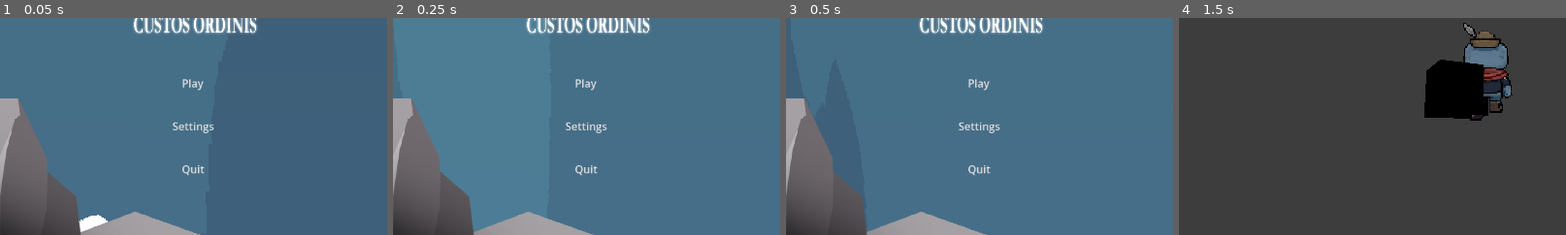
Above: before the commit, frames 1-4 (left to right).
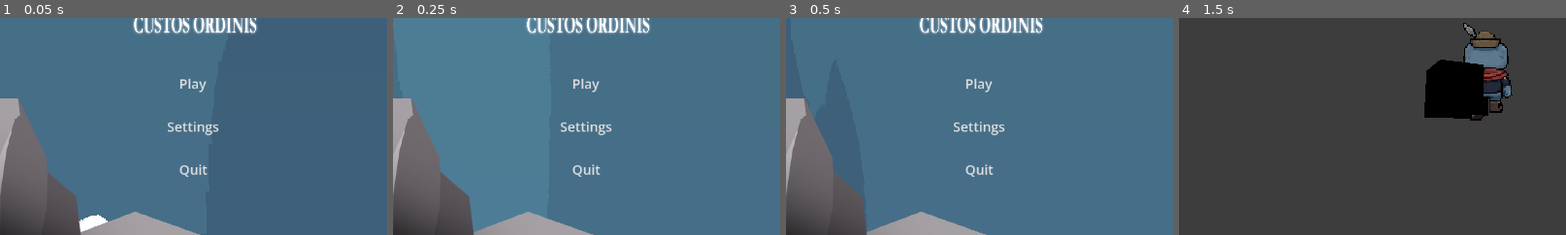
Above: after the commit, the same moments.

Repository: DBorgKiwami/group-project
Game: Godot game, scene res://scenes/menu/menu.tscn
Same seed, same stepped clock (60 frames per second), same inputs: the game is played once before the commit and once after it. The engine's default icon, where the game draws it, is replaced by a stand-in: a white triangle on a blue panel in a dark square.
Inputs (mouse positions are % of the whole screen's width and height, from its top left):
- Up to frame 1 (0.05 s): no input
- Up to frame 2 (0.25 s): no input
- Up to frame 3 (0.5 s): no input
- Up to frame 4 (1.5 s): click "Play" at 0.5 s; tap Enter (ui_accept) at 1.25 s; move the mouse to (55, 50) at 1.27 s; hold Up (ui_up) from 1.28 s (still down); hold Shift (attack) from 1.28 s (still down)
The pictures show only the part of the screen within x 10-60%, y 39-89%; the shares and areas given below are measured in that part.

The runs differ from the first frame. In frame 1, 0.8% of the frame differs, in the area x 43-57%, y 27-74%; in frame 2, 0.8%; in frame 3, 0.8%; in frame 4, nothing differs.

Commit message:
Update menu.tscn

Diff:
--- a/scenes/menu/menu.tscn
+++ b/scenes/menu/menu.tscn
@@ -25,6 +25,11 @@
 material = SubResource("ShaderMaterial_mcvr8")
 height = 4.0
 
+[sub_resource type="SystemFont" id="SystemFont_3y2rt"]
+font_names = PackedStringArray("Garamond")
+font_weight = 600
+font_stretch = 150
+
 [sub_resource type="StyleBoxEmpty" id="StyleBoxEmpty_qo0fc"]
 
 [sub_resource type="StyleBoxEmpty" id="StyleBoxEmpty_k48pe"]
@@ -35,6 +40,11 @@
 
 [sub_resource type="StyleBoxEmpty" id="StyleBoxEmpty_y4i35"]
 
+[sub_resource type="SystemFont" id="SystemFont_t0a87"]
+font_names = PackedStringArray("Garamond")
+font_weight = 600
+font_stretch = 150
+
 [sub_resource type="StyleBoxEmpty" id="StyleBoxEmpty_rcuxh"]
 
 [sub_resource type="StyleBoxEmpty" id="StyleBoxEmpty_64m6r"]
@@ -44,6 +54,11 @@
 [sub_resource type="StyleBoxEmpty" id="StyleBoxEmpty_2j8sj"]
 
 [sub_resource type="StyleBoxEmpty" id="StyleBoxEmpty_55a8x"]
+
+[sub_resource type="SystemFont" id="SystemFont_qo0fc"]
+font_names = PackedStringArray("Garamond")
+font_weight = 600
+font_stretch = 150
 
 [sub_resource type="StyleBoxEmpty" id="StyleBoxEmpty_rrod7"]
 
@@ -115,6 +130,8 @@
 [node name="Play" type="Button" parent="CanvasLayer/UI/VBoxContainer" unique_id=1030186906]
 custom_minimum_size = Vector2(250, 60)
 layout_mode = 2
+theme_override_fonts/font = SubResource("SystemFont_3y2rt")
+theme_override_font_sizes/font_size = 20
 theme_override_styles/normal = SubResource("StyleBoxEmpty_qo0fc")
 theme_override_styles/pressed = SubResource("StyleBoxEmpty_k48pe")
 theme_override_styles/hover = SubResource("StyleBoxEmpty_f2fum")
@@ -125,6 +142,8 @@
 [node name="Settings" type="Button" parent="CanvasLayer/UI/VBoxContainer" unique_id=39929430]
 custom_minimum_size = Vector2(250, 60)
 layout_mode = 2
+theme_override_fonts/font = SubResource("SystemFont_t0a87")
+theme_override_font_sizes/font_size = 20
 theme_override_styles/normal = SubResource("StyleBoxEmpty_rcuxh")
 theme_override_styles/pressed = SubResource("StyleBoxEmpty_64m6r")
 theme_override_styles/hover = SubResource("StyleBoxEmpty_pjdsv")
@@ -135,6 +154,8 @@
 [node name="Quit" type="Button" parent="CanvasLayer/UI/VBoxContainer" unique_id=1101625141]
 custom_minimum_size = Vector2(250, 60)
 layout_mode = 2
+theme_override_fonts/font = SubResource("SystemFont_qo0fc")
+theme_override_font_sizes/font_size = 20
 theme_override_styles/normal = SubResource("StyleBoxEmpty_rrod7")
 theme_override_styles/pressed = SubResource("StyleBoxEmpty_faisu")
 theme_override_styles/hover = SubResource("StyleBoxEmpty_t2e6u")
